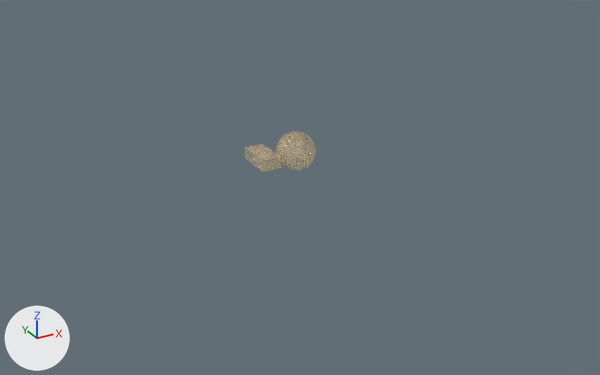
An edit to the Blender file 斑斓/斑斓工程/3.x/学习/程序化木材着色器案例.blend, drawn before and after from the same camera.
Both versions are drawn from a 50 mm lens placed at (-1.76, -3.44, 1.52), pointed at (0.06, -0.13, -0.14). The axes (+X, +Y, +Z) are drawn at lower left. The lights are the same throughout. The first picture is the older version.
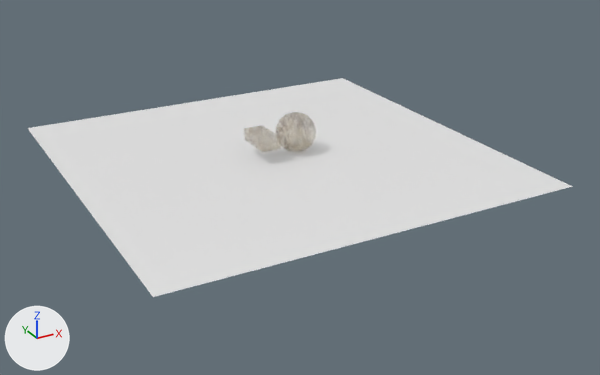
The change, as a list of edits to the scene's bpy script:
```text
Add me_plane:
    me_plane.from_pydata([(-1.0, -1.0, 0.0), (1.0, -1.0, 0.0), (-1.0, 1.0, 0.0), (1.0, 1.0, 0.0)], [], [(0, 1, 3, 2)])
Change ob_icosphere:
    ob_icosphere.location: (0.111, 0.0, 0.0) -> (0.111, 0.0, 0.1)
Change ob_cube:
    ob_cube.location: (-0.075, 0.0, 0.0) -> (-0.075, 0.0, 0.1)
Add ob_plane:
    ob_plane = bpy.data.objects.new('Plane', me_plane)
    ob_plane.location = (0.0, 0.0, 0.0)
```

Pixel boxes [x1, y1, x2, y2] of what changed, in the pictures (600 x 375 px):
'Plane', added: after [28, 78, 573, 297]
'Icosphere', moved: before [276, 131, 316, 171]; after [276, 112, 316, 152]
'Cube', moved: before [245, 144, 281, 172]; after [244, 125, 281, 152]
